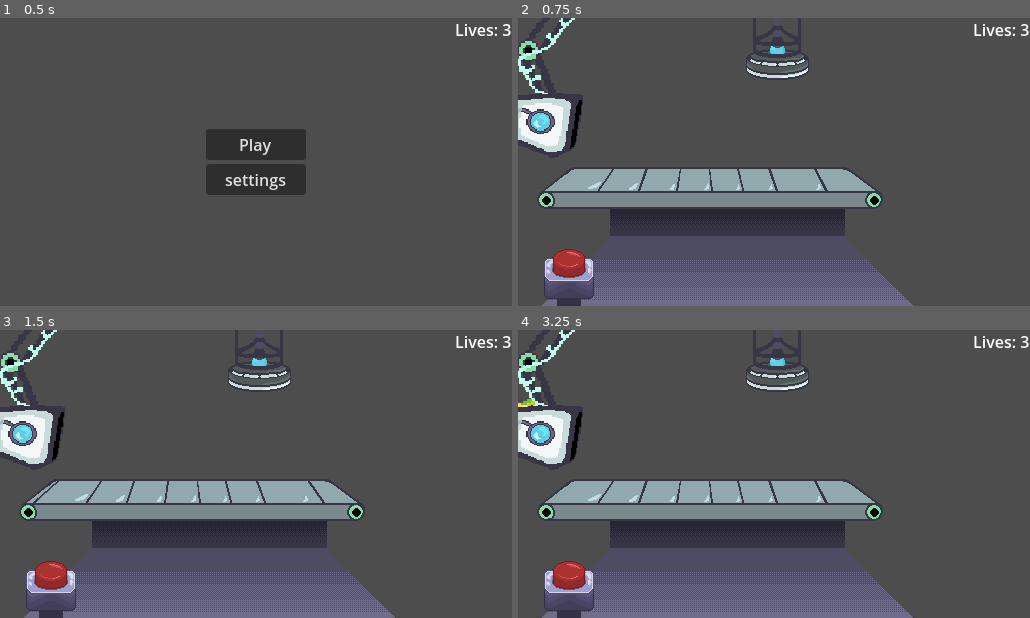
Above: before the commit, frames 1-4 (two rows, left to right).
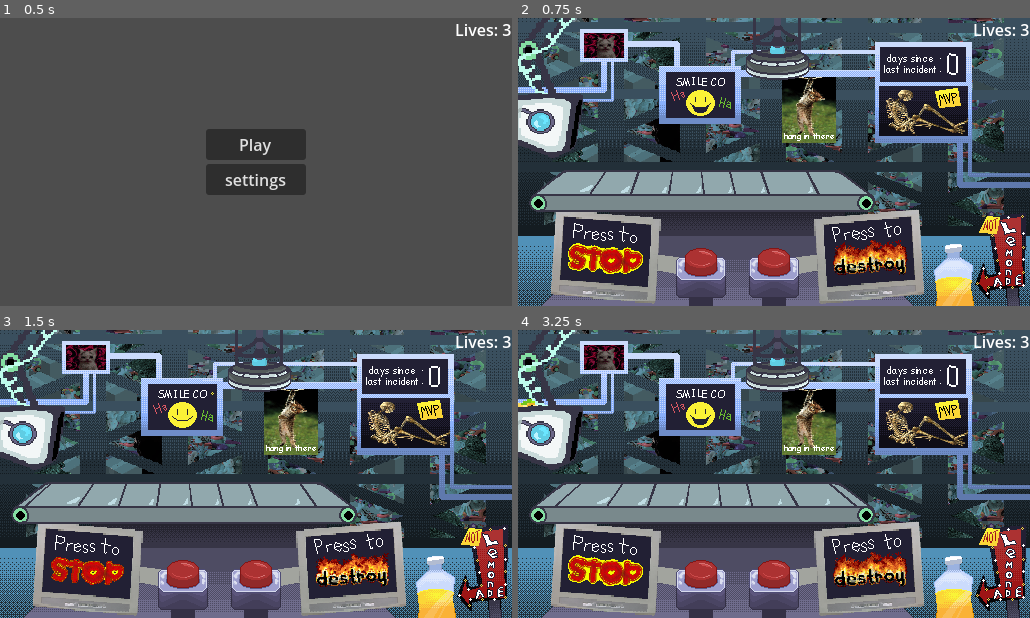
Above: after the commit, the same moments.

Repository: vincentcmartinez/holdit
Game: Godot game, scene res://src/game container/game_container.tscn
The game is run twice, just before and just after one commit, with the same random seed, the same clock (stepped at 60 frames per second) and the same inputs. The engine's default icon, where the game draws it, is replaced by a stand-in: a white triangle on a blue panel in a dark square.
Inputs (mouse positions are in pixels of both pictures, inside the frame that each line leads up to):
- Up to frame 1 (0.5 s): no input
- Up to frame 2 (0.75 s): click "Play" at 0.5 s
- Up to frame 3 (1.5 s): move the mouse to (368, 459) at 1.27 s; press the mouse at (368, 459) at 1.28 s
- Up to frame 4 (3.25 s): move the mouse to (671, 488) at 2.02 s; release the mouse at (671, 488) at 2.03 s; tap Space (space) at 2.1 s; move the mouse to (543, 430) at 2.77 s; press the mouse at (543, 430) at 2.78 s

Frame 1 is identical in both runs. In frame 2, 65% of the frame differs, in the area x 0-100%, y 0-100%; in frame 3, 65%; in frame 4, 65%.

Commit message:
Rest of the background sprites

Diff:
--- a/hold-it!/src/game container/world.tscn
+++ b/hold-it!/src/game container/world.tscn
@@ -1,14 +1,19 @@
-[gd_scene load_steps=12 format=3 uid="uid://dt88jd310wh84"]
+[gd_scene load_steps=17 format=3 uid="uid://dt88jd310wh84"]
 
 [ext_resource type="Script" path="res://src/game container/world.gd" id="1_ogvad"]
 [ext_resource type="PackedScene" uid="uid://blwkon3ljy6cl" path="res://src/conveyor/conveyor_belt.tscn" id="2_4m722"]
 [ext_resource type="Texture2D" uid="uid://dfpjamq37uy80" path="res://src/sprites/world/platform.png" id="2_6oxbr"]
 [ext_resource type="PackedScene" uid="uid://pqo80022h03m" path="res://src/toys/toy_spawner.tscn" id="2_m53fk"]
+[ext_resource type="Texture2D" uid="uid://c2yo4o0su6sk6" path="res://src/sprites/world/bg.png" id="2_xuj56"]
 [ext_resource type="Script" path="res://src/game container/toy_box.gd" id="3_akmhw"]
 [ext_resource type="PackedScene" uid="uid://dsqtsxji7wv37" path="res://src/game container/button.tscn" id="5_uiow5"]
+[ext_resource type="PackedScene" uid="uid://cfjojv4e5mcof" path="res://src/sprites/world/pipes.tscn" id="6_ilpxg"]
 [ext_resource type="Script" path="res://src/game container/finishline.gd" id="6_iv6sq"]
+[ext_resource type="PackedScene" uid="uid://dmxnfmtpbdj5b" path="res://src/sprites/world/notlemonade.tscn" id="7_3lbqp"]
 [ext_resource type="Texture2D" uid="uid://cwcdg2vknfne4" path="res://src/conveyor/Computer.png" id="7_rarj2"]
 [ext_resource type="PackedScene" uid="uid://dij0jdybkv3i" path="res://src/game container/trash_press.tscn" id="8_64byy"]
+[ext_resource type="PackedScene" uid="uid://dty7w8kfg4xdw" path="res://src/sprites/world/stopmonitor.tscn" id="11_3nqr1"]
+[ext_resource type="PackedScene" uid="uid://778i4ebgyodb" path="res://src/sprites/world/destroymonitor.tscn" id="12_xhb1n"]
 
 [sub_resource type="RectangleShape2D" id="RectangleShape2D_lyqfa"]
 size = Vector2(122, 89)
@@ -17,14 +22,37 @@
 size = Vector2(20, 133)
 
 [node name="World" type="Node2D"]
+texture_filter = 1
 script = ExtResource("1_ogvad")
 
-[node name="Platform" type="Sprite2D" parent="."]
+[node name="Background2" type="CanvasLayer" parent="."]
+layer = -1
+
+[node name="BackgroundImage" type="TextureRect" parent="Background2"]
+z_index = -1
+texture_filter = 1
+offset_right = 512.0
+offset_bottom = 288.0
+texture = ExtResource("2_xuj56")
+
+[node name="Platform" type="Sprite2D" parent="Background2"]
 position = Vector2(256, 144)
 texture = ExtResource("2_6oxbr")
 
+[node name="StopMonitor" parent="Background2" instance=ExtResource("11_3nqr1")]
+position = Vector2(138, 145)
+
+[node name="Monitor" parent="Background2" instance=ExtResource("12_xhb1n")]
+position = Vector2(396, 145)
+
+[node name="Pipes" parent="Background2" instance=ExtResource("6_ilpxg")]
+position = Vector2(256, 144)
+
+[node name="Notlemonade" parent="Background2" instance=ExtResource("7_3lbqp")]
+position = Vector2(256, 144)
+
 [node name="ConveyorBelt" parent="." instance=ExtResource("2_4m722")]
-position = Vector2(269, 131)
+position = Vector2(261, 134)
 
 [node name="ToySpawner" parent="." instance=ExtResource("2_m53fk")]
 position = Vector2(20, 104)
@@ -38,8 +66,11 @@
 position = Vector2(25, 37)
 shape = SubResource("RectangleShape2D_lyqfa")
 
-[node name="Button" parent="." instance=ExtResource("5_uiow5")]
-position = Vector2(3, -343)
+[node name="StopButton" parent="." instance=ExtResource("5_uiow5")]
+position = Vector2(135, -344)
+
+[node name="DestroyButton" parent="." instance=ExtResource("5_uiow5")]
+position = Vector2(208, -344)
 
 [node name="finishline" type="Area2D" parent="."]
 position = Vector2(13, -1)
--- /dev/null
+++ b/hold-it!/src/sprites/world/destroymonitor.tscn
@@ -0,0 +1,6 @@
+[gd_scene load_steps=2 format=3 uid="uid://778i4ebgyodb"]
+
+[ext_resource type="PackedScene" uid="uid://dty7w8kfg4xdw" path="res://src/sprites/world/stopmonitor.tscn" id="1_hru2b"]
+
+[node name="Monitor" instance=ExtResource("1_hru2b")]
+type = 1
--- /dev/null
+++ b/hold-it!/src/sprites/world/monitor.gd
@@ -0,0 +1,17 @@
+extends Sprite2D
+
+@onready var animPlayer: AnimationPlayer = $AnimationPlayer
+@export var type: Type = Type.stop
+enum Type {stop, destroy}
+
+# Called when the node enters the scene tree for the first time.
+func _ready() -> void:
+	if type == Type.stop:
+		animPlayer.play("stop")
+	else:
+		animPlayer.play("destroy")
+
+
+# Called every frame. 'delta' is the elapsed time since the previous frame.
+func _process(delta: float) -> void:
+	pass
--- /dev/null
+++ b/hold-it!/src/sprites/world/notlemonade.tscn
@@ -0,0 +1,51 @@
+[gd_scene load_steps=5 format=3 uid="uid://dmxnfmtpbdj5b"]
+
+[ext_resource type="Texture2D" uid="uid://b0jrdfjmfitgc" path="res://src/sprites/world/NOT_lemonade-Sheet.png" id="1_xbuxp"]
+
+[sub_resource type="Animation" id="Animation_rab41"]
+resource_name = "animate"
+length = 0.5
+loop_mode = 1
+tracks/0/type = "value"
+tracks/0/imported = false
+tracks/0/enabled = true
+tracks/0/path = NodePath(".:frame")
+tracks/0/interp = 1
+tracks/0/loop_wrap = true
+tracks/0/keys = {
+"times": PackedFloat32Array(0, 0.1, 0.2, 0.3, 0.4),
+"transitions": PackedFloat32Array(1, 1, 1, 1, 1),
+"update": 1,
+"values": [3, 1, 2, 3, 4]
+}
+
+[sub_resource type="Animation" id="Animation_0ylm5"]
+length = 0.001
+tracks/0/type = "value"
+tracks/0/imported = false
+tracks/0/enabled = true
+tracks/0/path = NodePath(".:frame")
+tracks/0/interp = 1
+tracks/0/loop_wrap = true
+tracks/0/keys = {
+"times": PackedFloat32Array(0),
+"transitions": PackedFloat32Array(1),
+"update": 1,
+"values": [0]
+}
+
+[sub_resource type="AnimationLibrary" id="AnimationLibrary_hfu6c"]
+_data = {
+"RESET": SubResource("Animation_0ylm5"),
+"animate": SubResource("Animation_rab41")
+}
+
+[node name="Notlemonade" type="Sprite2D"]
+texture = ExtResource("1_xbuxp")
+hframes = 5
+
+[node name="AnimationPlayer" type="AnimationPlayer" parent="."]
+libraries = {
+"": SubResource("AnimationLibrary_hfu6c")
+}
+autoplay = "animate"
--- /dev/null
+++ b/hold-it!/src/sprites/world/pipes.tscn
@@ -0,0 +1,51 @@
+[gd_scene load_steps=5 format=3 uid="uid://cfjojv4e5mcof"]
+
+[ext_resource type="Texture2D" uid="uid://58pxofu7k5jf" path="res://src/sprites/world/background_pipes_and_screens-Sheet.png" id="1_bqptd"]
+
+[sub_resource type="Animation" id="Animation_1b28a"]
+length = 0.001
+tracks/0/type = "value"
+tracks/0/imported = false
+tracks/0/enabled = true
+tracks/0/path = NodePath(".:frame")
+tracks/0/interp = 1
+tracks/0/loop_wrap = true
+tracks/0/keys = {
+"times": PackedFloat32Array(0),
+"transitions": PackedFloat32Array(1),
+"update": 1,
+"values": [0]
+}
+
+[sub_resource type="Animation" id="Animation_voxtg"]
+resource_name = "animate"
+length = 0.5
+loop_mode = 1
+tracks/0/type = "value"
+tracks/0/imported = false
+tracks/0/enabled = true
+tracks/0/path = NodePath(".:frame")
+tracks/0/interp = 1
+tracks/0/loop_wrap = true
+tracks/0/keys = {
+"times": PackedFloat32Array(0, 0.1, 0.2, 0.3, 0.4),
+"transitions": PackedFloat32Array(1, 1, 1, 1, 1),
+"update": 1,
+"values": [0, 1, 2, 3, 4]
+}
+
+[sub_resource type="AnimationLibrary" id="AnimationLibrary_q5d76"]
+_data = {
+"RESET": SubResource("Animation_1b28a"),
+"animate": SubResource("Animation_voxtg")
+}
+
+[node name="Pipes" type="Sprite2D"]
+texture = ExtResource("1_bqptd")
+hframes = 5
+
+[node name="AnimationPlayer" type="AnimationPlayer" parent="."]
+libraries = {
+"": SubResource("AnimationLibrary_q5d76")
+}
+autoplay = "animate"
--- /dev/null
+++ b/hold-it!/src/sprites/world/stopmonitor.tscn
@@ -0,0 +1,71 @@
+[gd_scene load_steps=7 format=3 uid="uid://dty7w8kfg4xdw"]
+
+[ext_resource type="Texture2D" uid="uid://bpj1f18v3mvnf" path="res://src/sprites/world/monitors-Sheet.png" id="1_yryaf"]
+[ext_resource type="Script" path="res://src/sprites/world/monitor.gd" id="2_csaqu"]
+
+[sub_resource type="Animation" id="Animation_1q1ty"]
+length = 0.001
+tracks/0/type = "value"
+tracks/0/imported = false
+tracks/0/enabled = true
+tracks/0/path = NodePath(".:frame")
+tracks/0/interp = 1
+tracks/0/loop_wrap = true
+tracks/0/keys = {
+"times": PackedFloat32Array(0),
+"transitions": PackedFloat32Array(1),
+"update": 1,
+"values": [0]
+}
+
+[sub_resource type="Animation" id="Animation_43qog"]
+resource_name = "destroy"
+length = 0.5
+loop_mode = 1
+tracks/0/type = "value"
+tracks/0/imported = false
+tracks/0/enabled = true
+tracks/0/path = NodePath(".:frame")
+tracks/0/interp = 1
+tracks/0/loop_wrap = true
+tracks/0/keys = {
+"times": PackedFloat32Array(0, 0.1, 0.2, 0.3, 0.4),
+"transitions": PackedFloat32Array(1, 1, 1, 1, 1),
+"update": 1,
+"values": [1, 3, 5, 7, 9]
+}
+
+[sub_resource type="Animation" id="Animation_th4of"]
+resource_name = "stop"
+length = 0.5
+loop_mode = 1
+tracks/0/type = "value"
+tracks/0/imported = false
+tracks/0/enabled = true
+tracks/0/path = NodePath(".:frame")
+tracks/0/interp = 1
+tracks/0/loop_wrap = true
+tracks/0/keys = {
+"times": PackedFloat32Array(0, 0.1, 0.2, 0.3, 0.4),
+"transitions": PackedFloat32Array(1, 1, 1, 1, 1),
+"update": 1,
+"values": [0, 2, 4, 6, 8]
+}
+
+[sub_resource type="AnimationLibrary" id="AnimationLibrary_tmleg"]
+_data = {
+"RESET": SubResource("Animation_1q1ty"),
+"destroy": SubResource("Animation_43qog"),
+"stop": SubResource("Animation_th4of")
+}
+
+[node name="Monitor" type="Sprite2D"]
+texture_filter = 1
+texture = ExtResource("1_yryaf")
+hframes = 10
+script = ExtResource("2_csaqu")
+
+[node name="AnimationPlayer" type="AnimationPlayer" parent="."]
+libraries = {
+"": SubResource("AnimationLibrary_tmleg")
+}
Binary file added: hold-it!/src/sprites/world/NOT_lemonade-Sheet.png
Not shown, added: hold-it!/src/sprites/world/NOT_lemonade-Sheet.png.import
Binary file added: hold-it!/src/sprites/world/background_pipes_and_screens-Sheet.png
Not shown, added: hold-it!/src/sprites/world/background_pipes_and_screens-Sheet.png.import
Binary file added: hold-it!/src/sprites/world/monitors-Sheet.png
Not shown, added: hold-it!/src/sprites/world/monitors-Sheet.png.import
